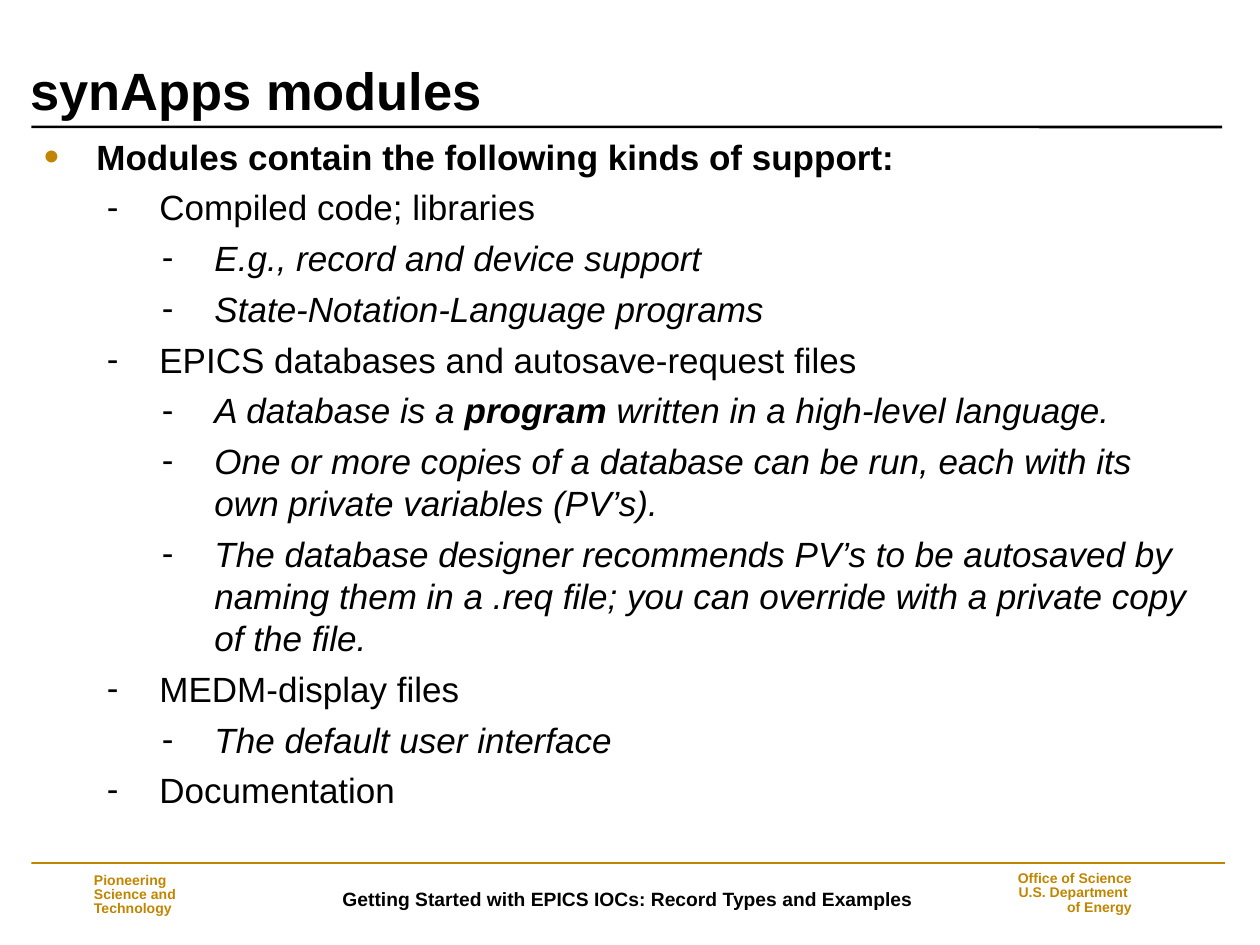
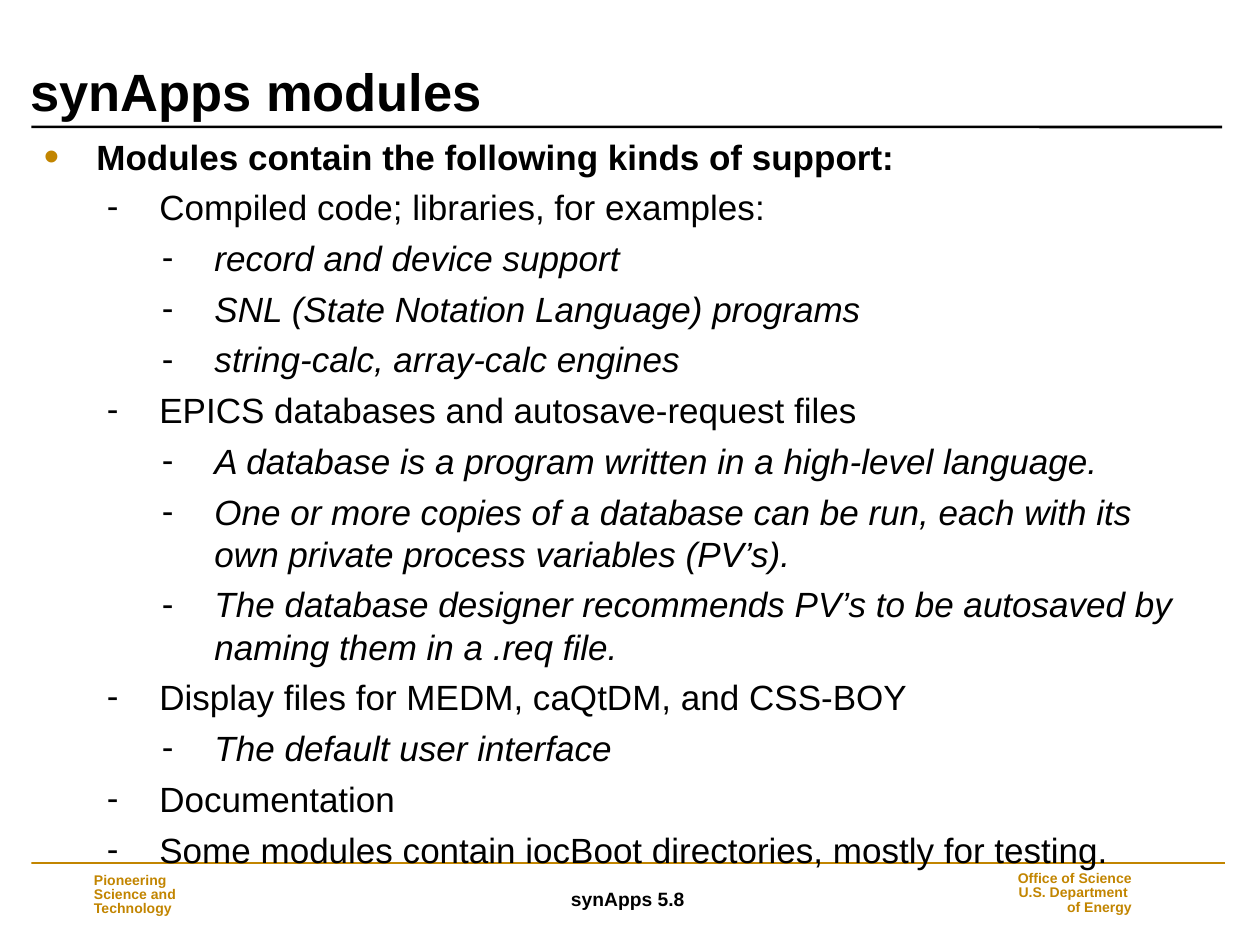
Before and after one commit to EPICS-synApps/support, a slide deck: slide 3 of documentation/IntroToSynApps.ppt. Drawn at 1260x945 pixels with LibreOffice and Linux fonts; fonts in the diff are those of the drawing; background and template pictures are left out. Boxes give left, top, right and bottom in pixels: in the first picture for what was removed or moved away, otherwise in the second. Text is boxed around its words. In the diff, an @@ line names an element or a change of style, - is before the commit and + after.

Commit message:
synApps_5_8

```diff
--- a/documentation/IntroToSynApps.ppt
+++ b/documentation/IntroToSynApps.ppt
@@ text at (x1=159, y1=194, x2=860, y2=379): text changed @@
-  – Compiled code; libraries
-    – E.g., record and device support
-    – State-Notation-Language programs
+  – Compiled code; libraries, for examples:
+    – record and device support
+    – SNL (State Notation Language) programs
+    – string-calc, array-calc engines
@@ text at (x1=214, y1=448, x2=1097, y2=481): bold off in "program" @@
@@ text at (x1=159, y1=499, x2=1172, y2=717): text changed @@
-    – One or more copies of a database can be run, each with its own private variables (PV’s).
-    – The database designer recommends PV’s to be autosaved by naming them in a .req file; you can override with a private copy of the file.
-  – MEDM-display files
+    – One or more copies of a database can be run, each with its own private process variables (PV’s).
+    – The database designer recommends PV’s to be autosaved by naming them in a .req file.
+  – Display files for MEDM, caQtDM, and CSS-BOY
@@ text at (x1=159, y1=837, x2=1107, y2=869): paragraph added @@
+  – Some modules contain iocBoot directories, mostly for testing.
@@ text at (x1=571, y1=892, x2=685, y2=910): text changed @@
-Getting Started with EPICS IOCs: Record Types and Examples
+synApps 5.8
```
Also in this commit, not shown: 36 other slides changed, 13 slides added, 4 slides removed.
